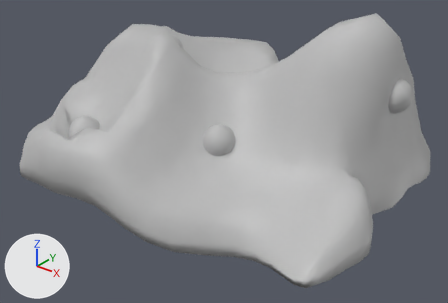
The FBX model Assets/05_GYMs/GYM_Eli/Assets/meshe/Moyen tas de poussiere.fbx as it was, and as the next commit left it.
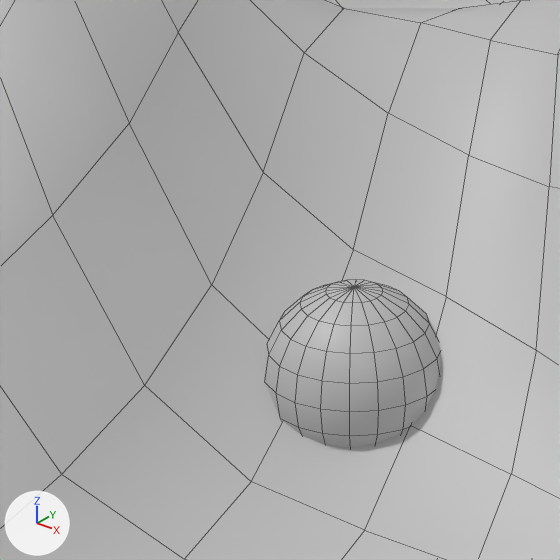
The first picture shows the older version from a 50 mm camera at (3.438, -1.896, 1.167) aimed at (2.085, -0.205, 0.119). The close-ups show the older and then the newer version on the part from 34% to 58% of the width and 24% to 58% of the height of that picture. Only the edits that show in the close-ups are written down. Lighting does not change. The marker at lower left points along +X, +Y and +Z. The close-ups show mesh edges as thin lines. Where no turn or scale is listed for an object, it has been applied to the vertices.

In view in the first close-up: 'moyen_tas_de_poussiere', 'pSphere20'.
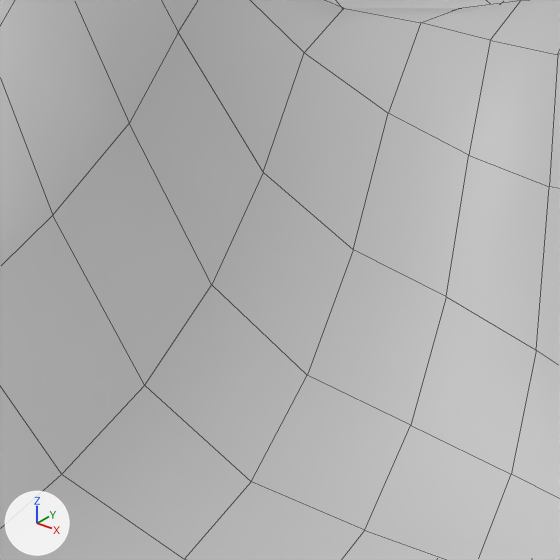
The change, as a diff of the scene's bpy script:
```diff
--- a/Assets/05_GYMs/GYM_Eli/Assets/meshe/Moyen tas de poussiere.fbx.py
+++ b/Assets/05_GYMs/GYM_Eli/Assets/meshe/Moyen tas de poussiere.fbx.py
@@ ob_psphere20 @@
-ob_psphere20 = bpy.data.objects.new('pSphere20', me_mesh_003)
-ob_psphere20.location = (2.1866, -0.358, 0.2458)
```

Where the change shows, as pixel boxes [x1, y1, x2, y2] in the close-ups (560 x 560 px):
'pSphere20', deleted: before [265, 280, 440, 448]
